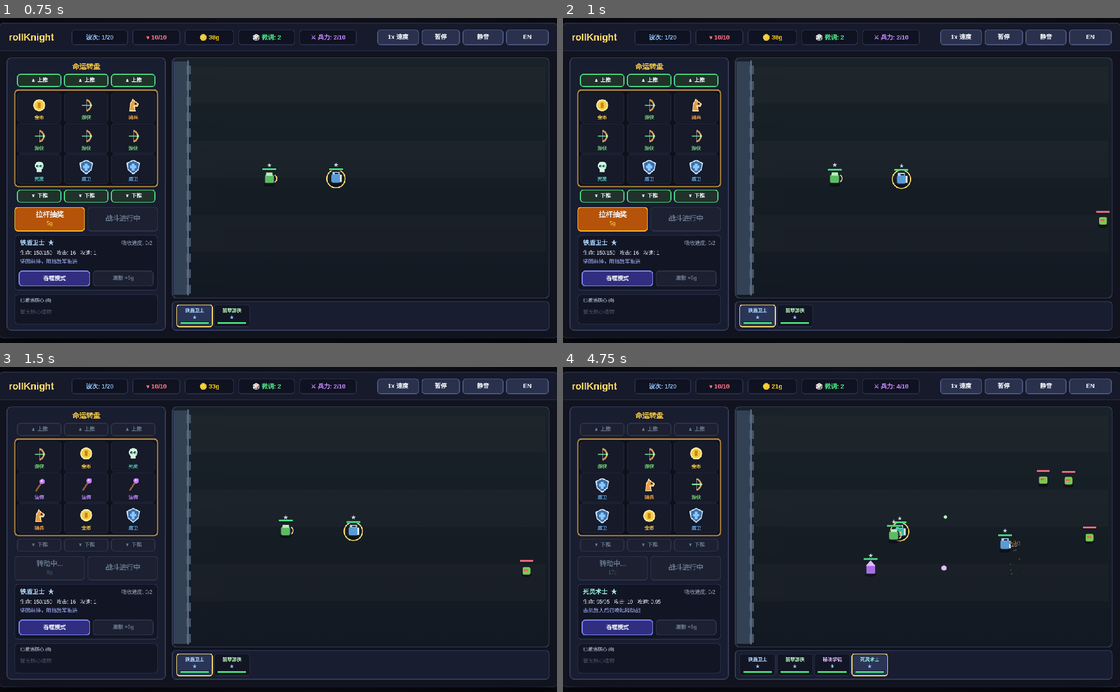
Above: before the commit, frames 1-4 (two rows, left to right).
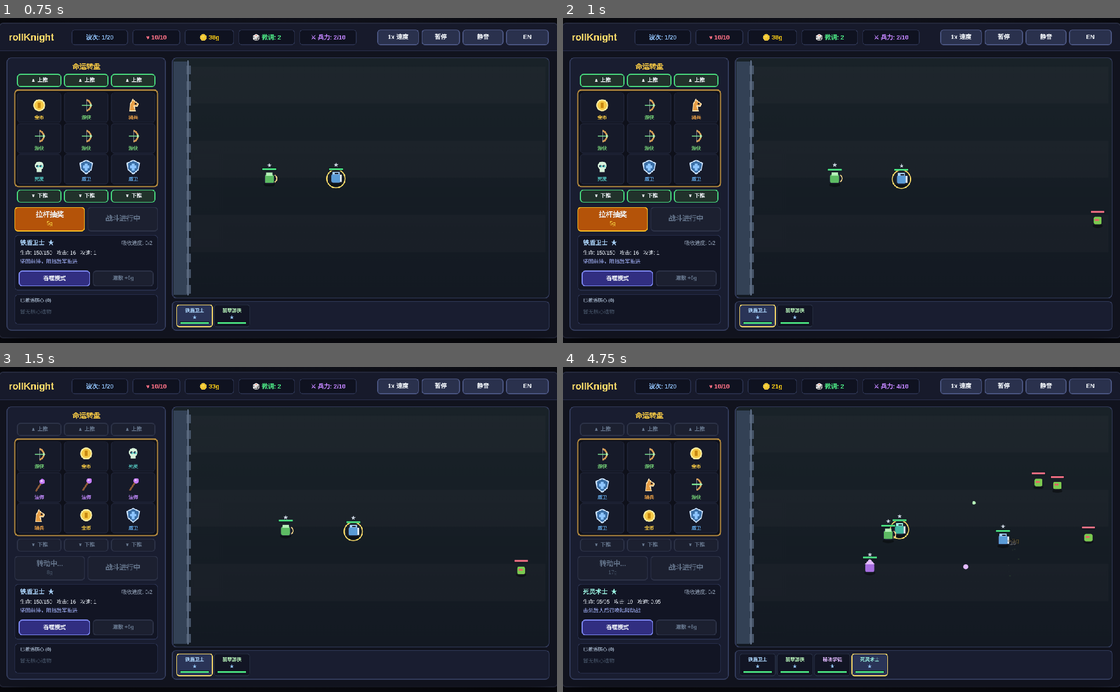
Above: after the commit, the same moments.

Repository: AppleProPlusMax/rollKnight
Game: browser game, page index.html
Same seed, same stepped clock (60 frames per second), same inputs: the game is played once before the commit and once after it.
Inputs:
- Up to frame 1 (0.75 s): click "开始远征" at 0.27 s; click "开始战斗" at 0.52 s
- Up to frame 2 (1 s): no input
- Up to frame 3 (1.5 s): hold Right from 1.03 s (still down); tap Space at 1.1 s
- Up to frame 4 (4.75 s): release Right at 1.53 s; hold Left 1.58-2.15 s; tap Space every 0.5 s from 1.6 to 4.6 s; hold Up 2.2-2.5 s; tap Ctrl at 2.52 s; hold Right 2.55-3.22 s; hold Up 3.27-3.5 s; hold Left 3.55-3.98 s; hold Right 4.03-4.53 s; hold Left from 4.58 s (still down)

Frame 1 is identical in both runs. In frame 2, less than 0.1% of the frame differs, in the area x 94-99%, y 59-64%; in frame 3, 0.1%; in frame 4, 0.7%, in the area x 53-96%, y 31-64%.

Commit message:
fix: allow allies to reach enemies at right arena edge

Diff:
--- a/src/systems/battle.js
+++ b/src/systems/battle.js
@@ -7,6 +7,7 @@
   h: 552,
   castleX: 432,
   spawnX: 1236,
+  rightBound: 1240,
   minY: 118,
   maxY: 594,
 };
@@ -29,7 +30,7 @@
     name: tpl.name,
     isBoss: !!tpl.isBoss,
     targetsBackline: !!tpl.targetsBackline,
-    x: ARENA.spawnX + Math.random() * 24,
+    x: ARENA.rightBound - Math.random() * 14,
     y,
     vx: 0,
     vy: 0,
@@ -59,7 +60,7 @@
     isSummon: true,
     name: { zh: "骷髅兵", en: "Skeleton" },
     role: "frontline",
-    x: Math.min(ARENA.spawnX - 60, x + (Math.random() - 0.5) * 18),
+    x: Math.min(ARENA.rightBound - 10, x + (Math.random() - 0.5) * 18),
     y: Math.max(ARENA.minY, Math.min(ARENA.maxY, y + (Math.random() - 0.5) * 24)),
     homeX: x,
     homeY: y,
@@ -152,9 +153,9 @@
   enemy.hitFlash = 0.14;
 
   if (knockback > 0 && !enemy.isBoss) {
-    enemy.x = Math.min(ARENA.spawnX + 10, enemy.x + knockback);
+    enemy.x = Math.min(ARENA.rightBound, enemy.x + knockback);
   } else if (knockback > 0 && enemy.isBoss) {
-    enemy.x = Math.min(ARENA.spawnX + 10, enemy.x + knockback * 0.25);
+    enemy.x = Math.min(ARENA.rightBound, enemy.x + knockback * 0.25);
   }
 
   addFloatingText(
@@ -270,12 +271,16 @@
     }
 
     if (target) {
-      if (bestD > unit.range) {
+      const effectiveRange = unit.range + (target.radius || 14) * 0.6;
+      if (bestD > effectiveRange) {
         const dx = target.x - unit.x;
         const dy = target.y - unit.y;
         const len = Math.hypot(dx, dy) || 1;
-        // Backline stays left of midline unless enemy is close
-        const maxAdvanceX = unit.role === "backline" ? ARENA.castleX + 360 : ARENA.spawnX - 60;
+        // Backline stays left of midline when possible, but advances far enough to keep edge enemies in range
+        const maxAdvanceX =
+          unit.role === "backline"
+            ? Math.max(ARENA.castleX + 360, ARENA.rightBound - unit.range + 40)
+            : ARENA.rightBound - 6;
         const nx = unit.x + (dx / len) * unit.speed * dt;
         const ny = unit.y + (dy / len) * unit.speed * dt;
         unit.x = Math.min(maxAdvanceX, Math.max(ARENA.castleX + 26, nx));
@@ -337,8 +342,9 @@
     }
 
     const dToTarget = target ? dist(foe, target) : Infinity;
-
-    if (target && dToTarget <= foe.range) {
+    const enteredArena = foe.x <= ARENA.rightBound - 18;
+
+    if (target && enteredArena && dToTarget <= foe.range) {
       if (foe.cooldown <= 0) {
         foe.cooldown = 1 / foe.aspd;
         foe.attackAnim = 0.18;
--- a/tests/game.test.js
+++ b/tests/game.test.js
@@ -2,7 +2,8 @@
 import assert from "node:assert/strict";
 
 import { evaluateGrid, resolveLineSymbols, SlotMachine } from "../src/systems/slotMachine.js";
-import { GameState } from "../src/systems/state.js";
+import { ARENA, spawnEnemyFromPlan, updateBattle } from "../src/systems/battle.js";
+import { createUnitInstance, GameState } from "../src/systems/state.js";
 
 const mockAudio = {
   playLever() {},
@@ -122,3 +123,28 @@
   assert.ok(state.coreModal, "Clearing wave 1 should present a Core relic draft");
   assert.equal(state.coreModal.choices.length, 3);
 });
+
+test("allies can reach and defeat ranged enemies positioned on the far-right arena edge", () => {
+  for (const unitId of ["warrior", "mage"]) {
+    const state = new GameState(mockAudio);
+    state.startRun();
+    state.roster = [createUnitInstance(unitId)];
+    state.roster[0].x = 700;
+    state.roster[0].y = 340;
+    state.phase = "battle";
+    state.waveActive = true;
+    state.wavePlan = { wave: 4, spawns: [] };
+
+    const edgeArcher = spawnEnemyFromPlan({ type: "archer_foe", delay: 0, scale: 1 });
+    edgeArcher.x = ARENA.rightBound;
+    edgeArcher.y = 340;
+    state.enemies.push(edgeArcher);
+
+    for (let i = 0; i < 400; i++) {
+      updateBattle(state, 0.05);
+      if (state.enemies.length === 0) break;
+    }
+
+    assert.equal(state.enemies.length, 0, `${unitId} should reach and defeat enemy at right edge`);
+  }
+});
